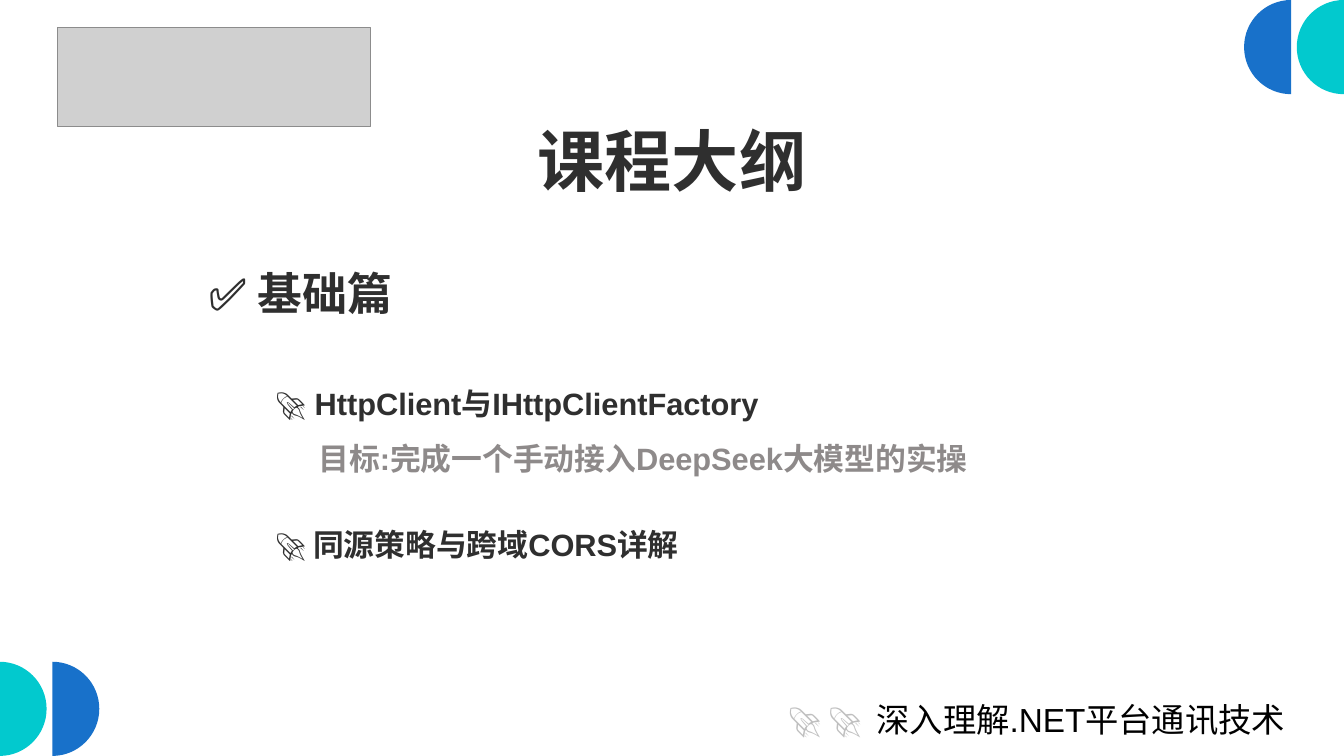
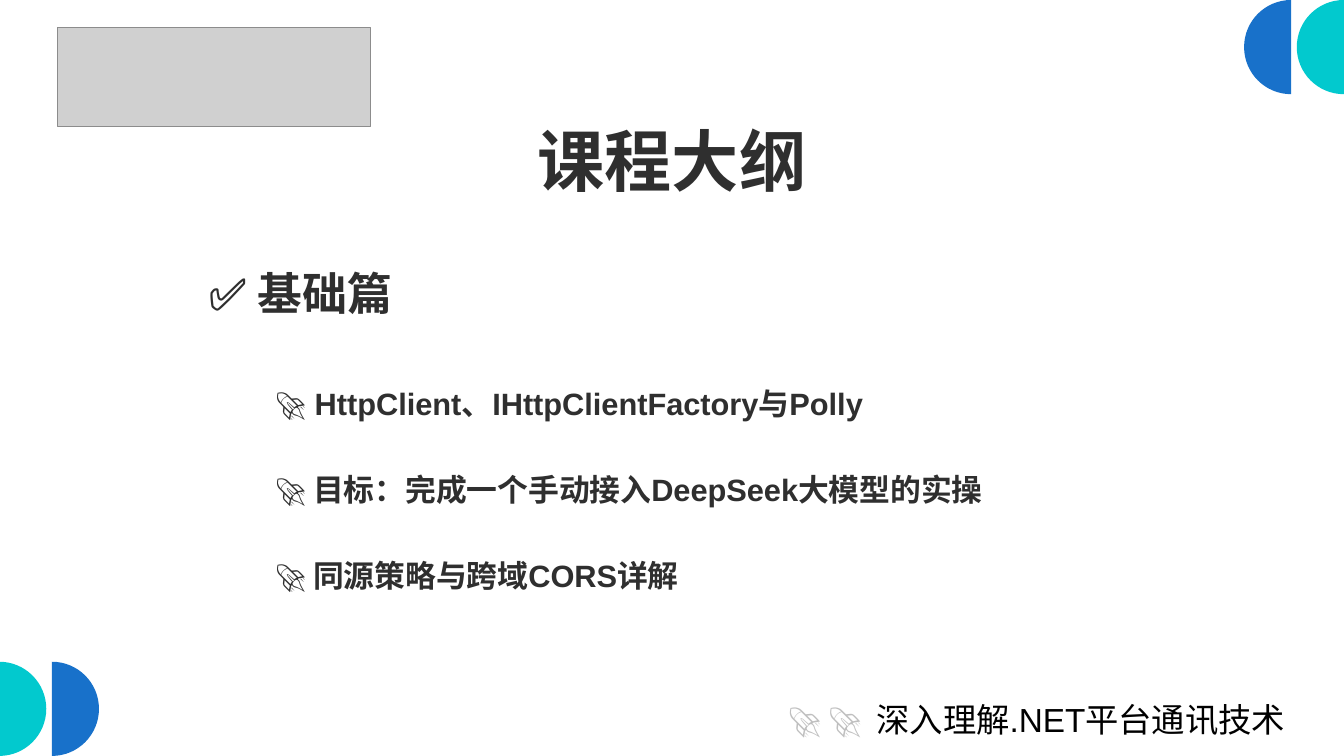
Before and after one commit to scottfly189/dotnet_net_course, a slide deck: slide 4 of src/课程大纲.odp. Drawn at 1344x756 pixels with LibreOffice and Linux fonts; fonts in the diff are those of the drawing; grey boxes stand for pictures. Boxes give left, top, right and bottom in pixels: in the first picture for what was removed or moved away, otherwise in the second. Text is boxed around its words. In the diff, an @@ line names an element or a change of style, - is before the commit and + after.

Commit message:
feat:完成httpclient的ppt

```diff
--- a/src/课程大纲.odp
+++ b/src/课程大纲.odp
@@ text at (313, 389, 982, 507): text changed @@
-🚀 HttpClient与IHttpClientFactory
-目标:完成一个手动接入DeepSeek大模型的实操
+🚀 HttpClient、IHttpClientFactory与Polly
+🚀 目标：完成一个手动接入DeepSeek大模型的实操
```
Also in this commit, not shown: 10 other slides changed, 5 other files.
